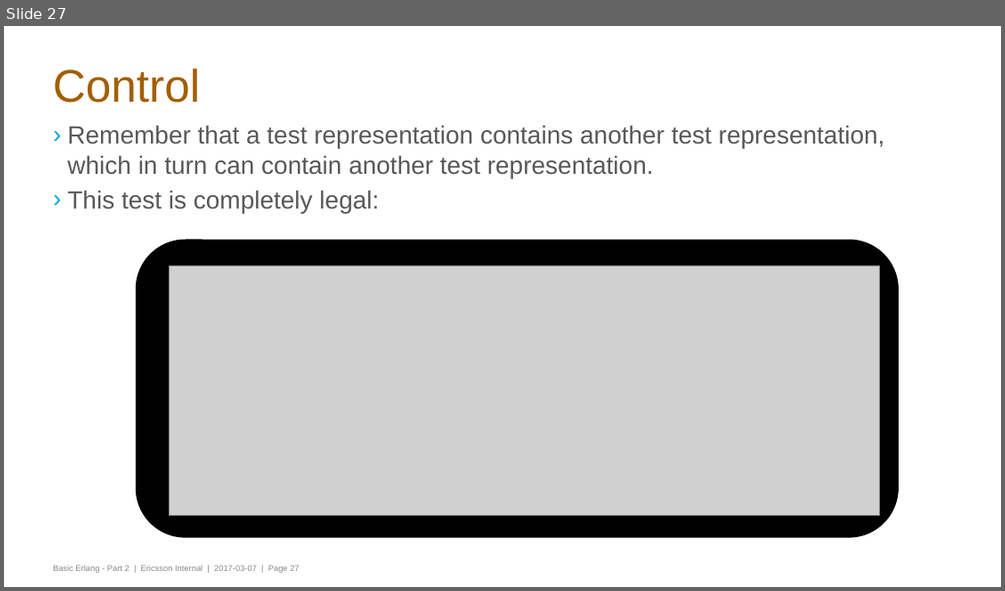
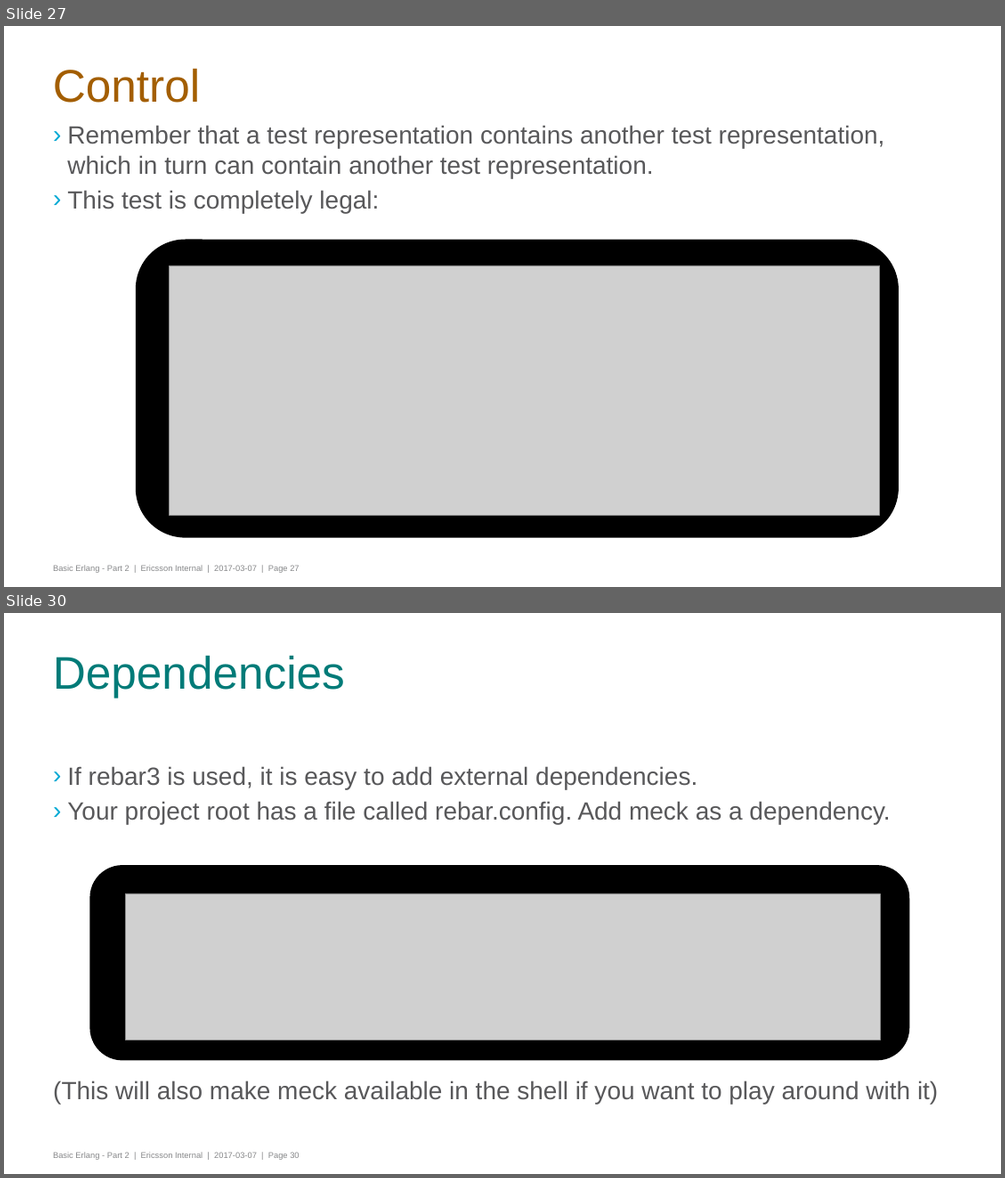
Before and after one commit to gwaerondor/unit_testing_in_erlang, a slide deck: basic_erlang_4/presentation/erlang_part_4_testing.pptx. Shown one above the other, each under a label of ours: slide 27 before the commit, slides 27 and 30 after it; the slides between them are not shown. The pictures are 1005x591 and 1005x1178 pixels, drawn with LibreOffice and Linux fonts; fonts in the diff are those of the drawing; grey boxes stand for pictures; background and template pictures are left out. Boxes give left, top, right and bottom in pixels: in the first picture for what was removed or moved away, otherwise in the second. Text is boxed around its words. In the diff, an @@ line names an element or a change of style, - is before the commit and + after.

Commit message:
Updates presentation with some meck stuff

```diff
--- a/basic_erlang_4/presentation/erlang_part_4_testing.pptx
+++ b/basic_erlang_4/presentation/erlang_part_4_testing.pptx
@@ slide 30 added at [4,613,1001,1174], background #FFFFFF; not listed: 1 template element that a slide beside it also shows @@
@@ title added at [53,655,345,698], 44 pt, text #007B78 @@
+Dependencies
@@ text added at [53,766,938,1103], 24 pt, text #58585A @@
+› If rebar3 is used, it is easy to add external dependencies.
+› Your project root has a file called rebar.config. Add meck as a dependency.
+(This will also make meck available in the shell if you want to play around with it)
@@ rounded rectangle added at [90,865,909,1060], fill #000000 @@
@@ picture added at [125,893,880,1040] @@
```
Also in this commit, not shown: 1 slide changed, 5 other slides added.
